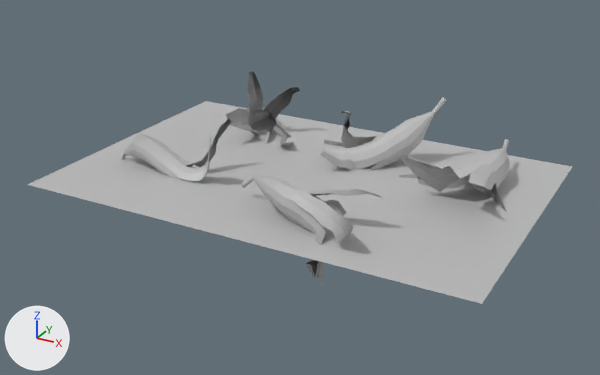
One commit to the FBX model Assets/Resources/Models/traps/bananaPeels.fbx: the scene before it, then after it.
The view is the same before and after, from a 50 mm lens placed at (0.1199, -0.2228, 0.1065), pointed at (-0.0009, -0.0031, -0.0034). The axes (+X, +Y, +Z) are drawn at lower left. The lights are the same throughout. Where no turn or scale is listed for an object, it has been applied to the vertices.

The first picture shows 'bananaPeel1', 'bananaPeel2', 'bananaPeel3', 'bananaPeel4', 'bananaPeel5', 'banana_peels'.
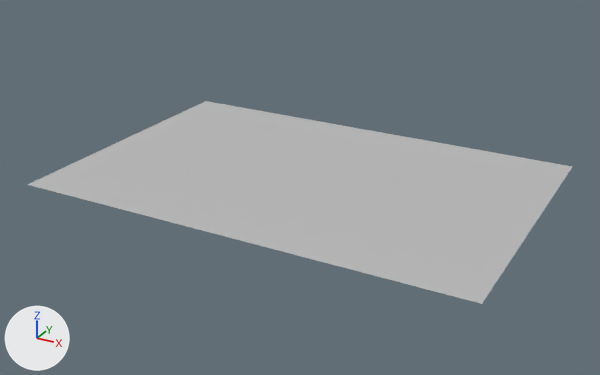
Commit message: :tea: :telescope:

The change, as a diff of the scene's bpy script:
```diff
--- a/Assets/Resources/Models/traps/bananaPeels.fbx.py
+++ b/Assets/Resources/Models/traps/bananaPeels.fbx.py
@@ ob_bananapeel4 @@
-ob_bananapeel4 = bpy.data.objects.new('bananaPeel4', me_mesh_003)
-ob_bananapeel4.location = (-0.0299, 0.0104, 0.0019)
@@ ob_bananapeel3 @@
-ob_bananapeel3 = bpy.data.objects.new('bananaPeel3', me_mesh_004)
-ob_bananapeel3.location = (0.0008, 0.0123, 0.0)
@@ ob_bananapeel1 @@
-ob_bananapeel1 = bpy.data.objects.new('bananaPeel1', me_mesh_001)
-ob_bananapeel1.location = (0.0331, -0.0358, -0.0059)
@@ ob_bananapeel2 @@
-ob_bananapeel2 = bpy.data.objects.new('bananaPeel2', me_mesh_002)
-ob_bananapeel2.location = (0.0442, -0.0034, 0.0)
@@ ob_bananapeel5 @@
-ob_bananapeel5 = bpy.data.objects.new('bananaPeel5', me_mesh_005)
-ob_bananapeel5.location = (-0.0198, -0.0179, 0.0)
```

Location of each change, (x1, y1, x2, y2) in pixels of the pictures (600 x 375 px):
'bananaPeel1', deleted: before (242, 174, 382, 284)
'bananaPeel3', deleted: before (320, 97, 447, 171)
'bananaPeel2', deleted: before (399, 139, 510, 212)
'bananaPeel5', deleted: before (121, 119, 231, 181)
'bananaPeel4', deleted: before (226, 71, 300, 146)
